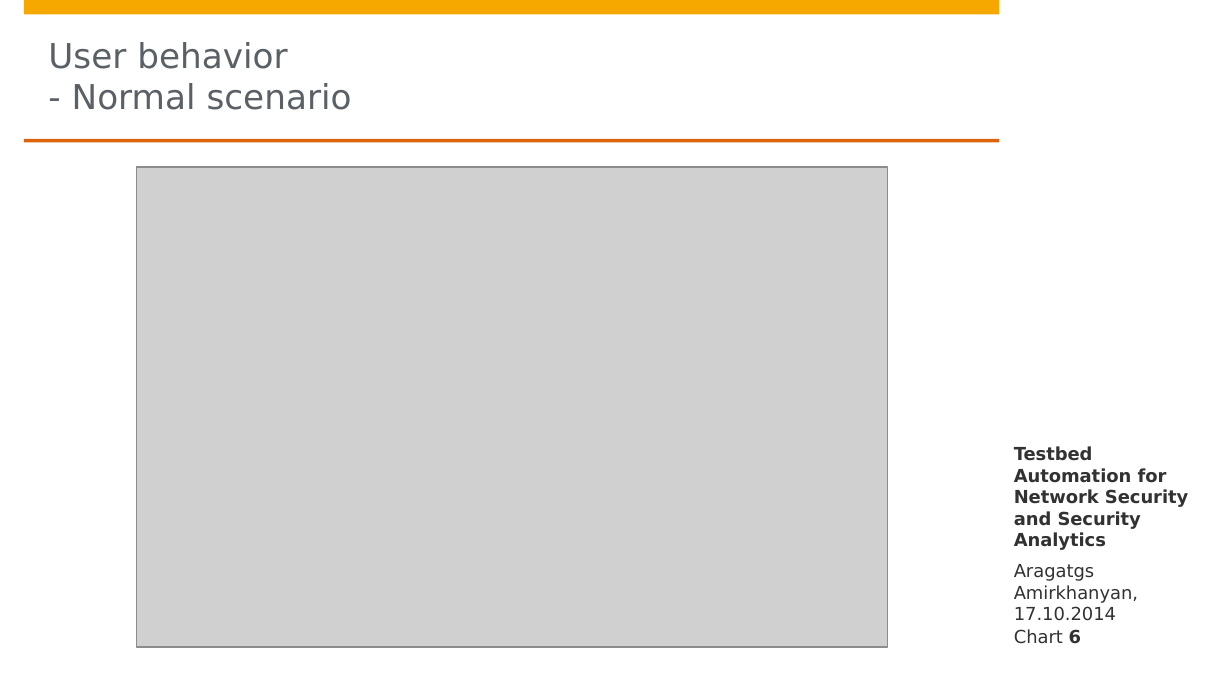
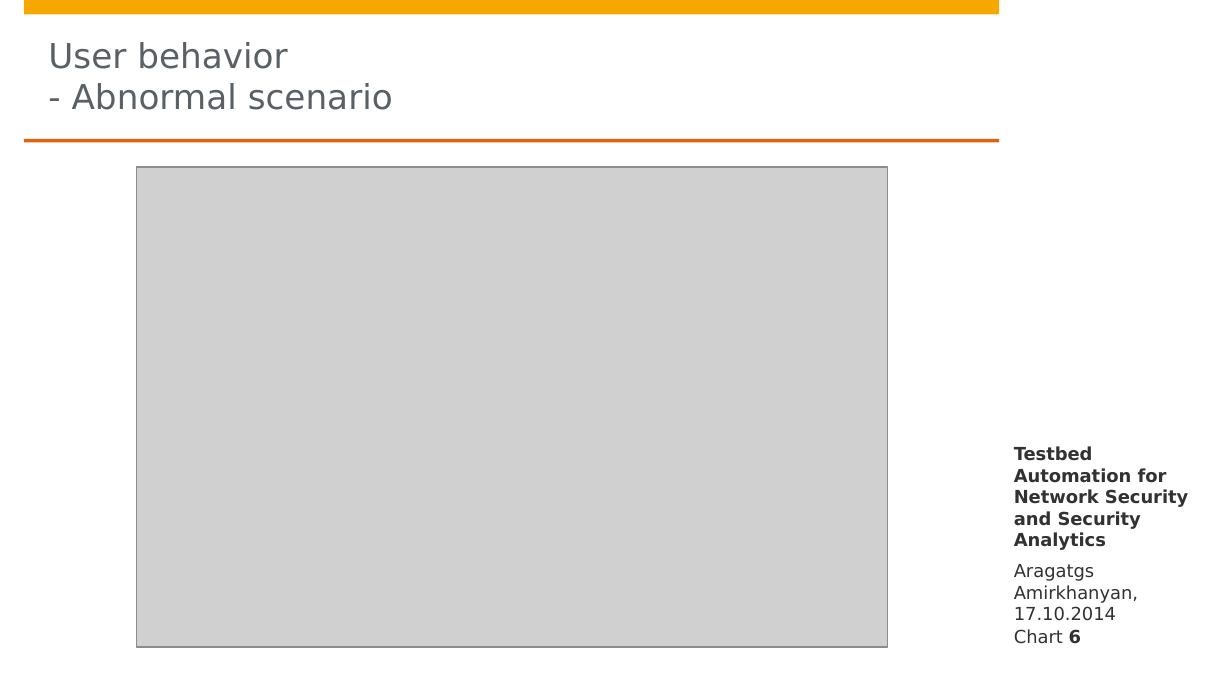
Before and after one commit to aragats/HPI, a slide deck: slide 6 of Research School/Retreat/Fall 2014/retreat release/A.Amirkhanyan/Aragats_Amirkhanyan_Fall_Retreat_2014.pptx. Drawn at 1232x693 pixels with LibreOffice and Linux fonts; fonts in the diff are those of the drawing; grey boxes stand for pictures; background and template pictures are left out. Boxes give left, top, right and bottom in pixels: in the first picture for what was removed or moved away, otherwise in the second. Text is boxed around its words. In the diff, an @@ line names an element or a change of style, - is before the commit and + after.

```diff
--- a/Research School/Retreat/Fall 2014/retreat release/A.Amirkhanyan/Aragats_Amirkhanyan_Fall_Retreat_2014.pptx
+++ b/Research School/Retreat/Fall 2014/retreat release/A.Amirkhanyan/Aragats_Amirkhanyan_Fall_Retreat_2014.pptx
@@ title at [48, 42, 393, 110]: text changed @@
-User behavior
-- Normal scenario
+User behavior
+- Abnormal scenario
```
Also in this commit, not shown: 3 other files.
